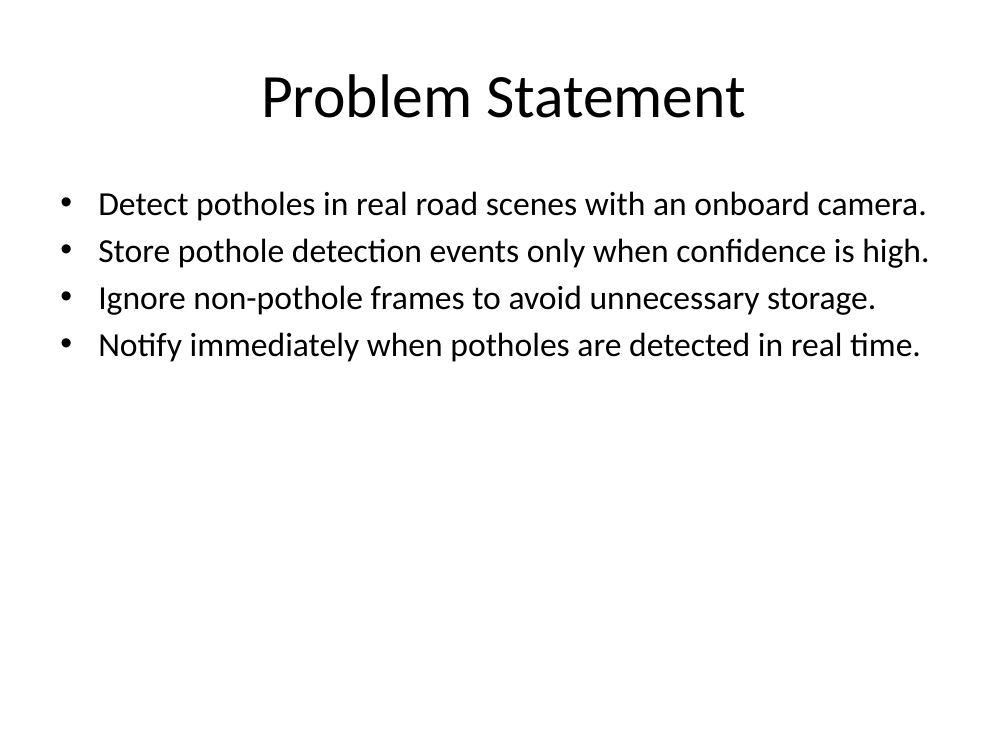
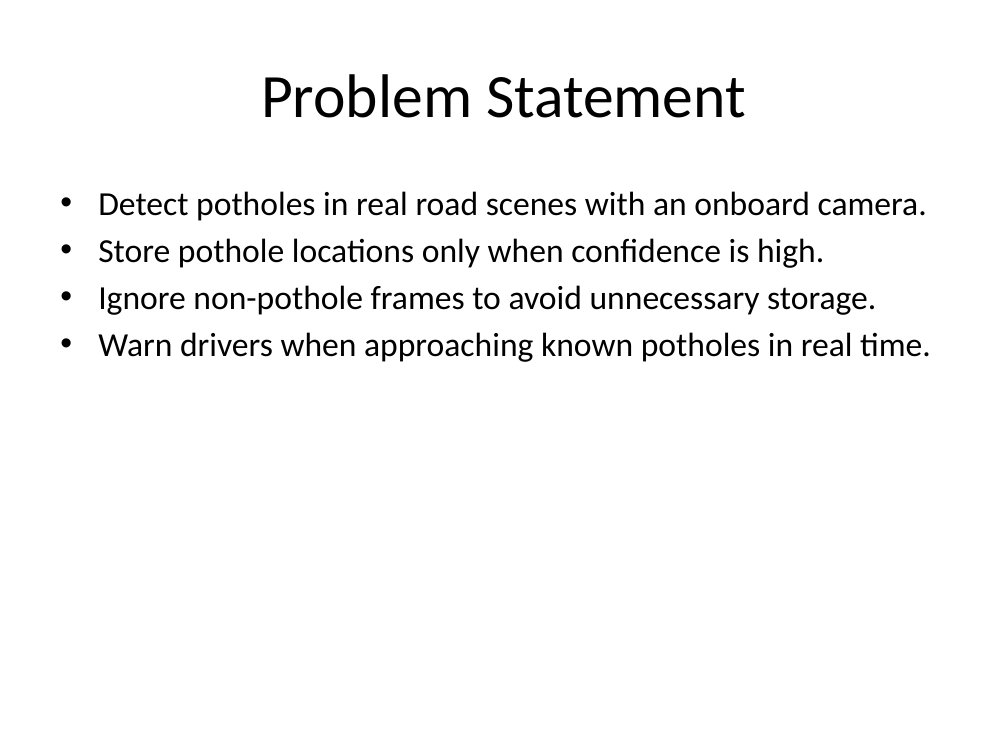
Before and after one commit to Josh7511/pothole-detection, a slide deck: slide 3 of Pothole_Detection_Presentation.pptx. Drawn at 1008x756 pixels with LibreOffice and Linux fonts; fonts in the diff are those of the drawing. Boxes give left, top, right and bottom in pixels: in the first picture for what was removed or moved away, otherwise in the second. Text is boxed around its words. In the diff, an @@ line names an element or a change of style, - is before the commit and + after.

```diff
--- a/Pothole_Detection_Presentation.pptx
+++ b/Pothole_Detection_Presentation.pptx
@@ text at bbox=[98, 238, 824, 268]: text changed @@
-• Store pothole detection events only when confidence is high.
+• Store pothole locations only when confidence is high.
@@ text at bbox=[98, 332, 931, 362]: text changed @@
-• Notify immediately when potholes are detected in real time.
+• Warn drivers when approaching known potholes in real time.
```
Also in this commit, not shown: 7 other slides changed, 5 other files.
